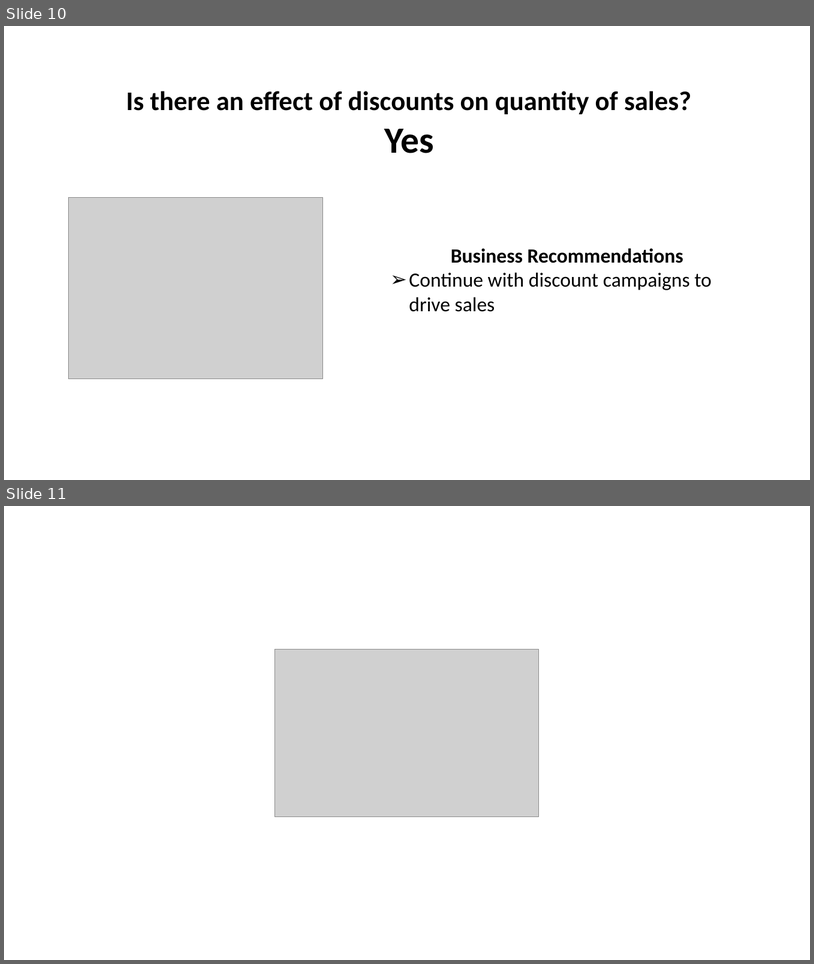
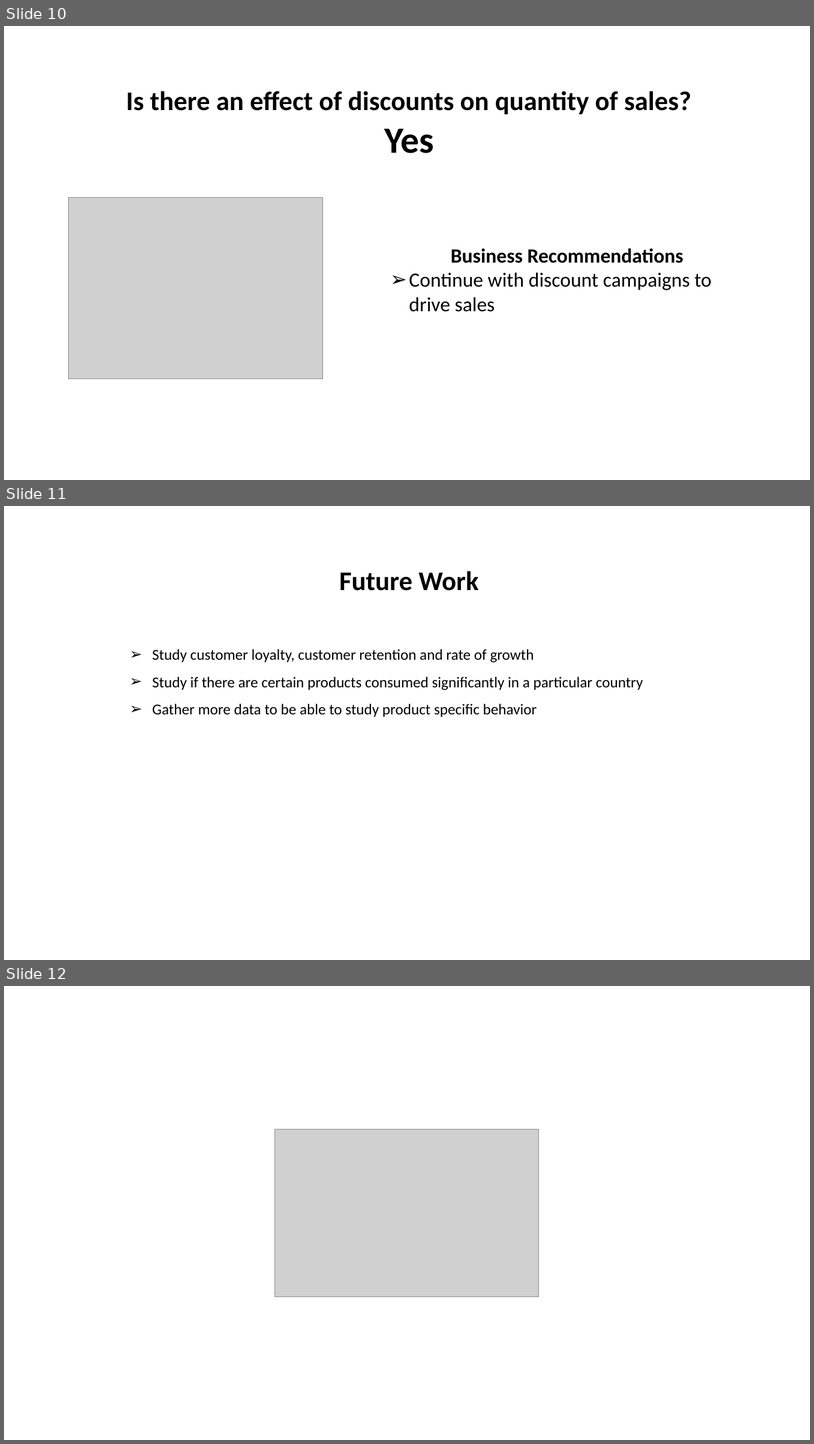
Before and after one commit to Francismorales/dsc-mod-3-project-online-ds-pt-061019, a slide deck: Northwind Traders - Sales Strategy Analysis.pptx. Shown one above the other, each under a label of ours: slides 10 and 11 before the commit, slides 10, 11 and 12 after it. The pictures are 814x964 and 814x1444 pixels, drawn with LibreOffice and Linux fonts; fonts in the diff are those of the drawing; grey boxes stand for pictures. Boxes give left, top, right and bottom in pixels: in the first picture for what was removed or moved away, otherwise in the second. Text is boxed around its words. In the diff, an @@ line names an element or a change of style, - is before the commit and + after.

```diff
--- a/Northwind Traders - Sales Strategy Analysis.pptx
+++ b/Northwind Traders - Sales Strategy Analysis.pptx
@@ slide 11 added at (4,506,810,960), background #FFFFFF @@
@@ text added at (339,571,479,591), 32 pt, text #000000, bold @@
+Future Work
@@ text added at (152,649,644,717), 18 pt, text #000000 @@
+➢ Study customer loyalty, customer retention and rate of growth
+➢ Study if there are certain products consumed significantly in a particular country
+➢ Gather more data to be able to study product specific behavior
@@ what was slide 11 is now slide 12 @@
```
Also in this commit, not shown: 1 other file.
